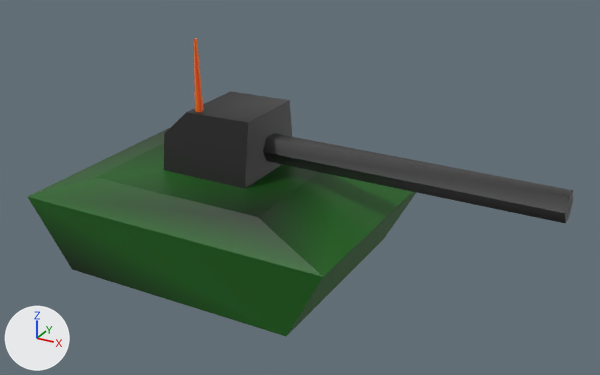
The glTF model content/tank.glb, before and after one commit.
Before and after are seen from a 50 mm camera at (2.63, -3.91, 2.52) aimed at (0.51, -0.05, 0.59). Arrows for +X, +Y and +Z are at lower left; the lights stay in place. Where no turn or scale is listed for an object, it has been applied to the vertices. Vertices at the same position are counted once.

Objects in the first picture: 'Antenna', 'Barrel', 'Tank', 'Turret'.
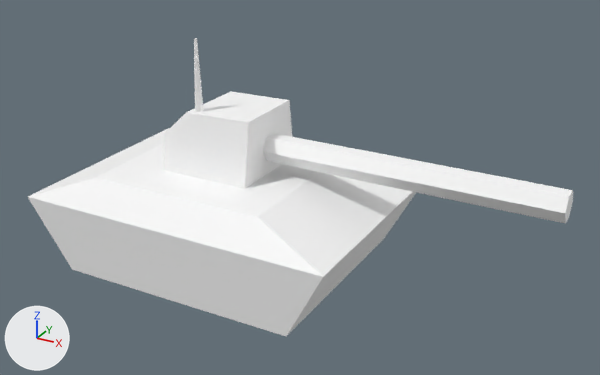
Location of each change, (x1, y1, x2, y2) in pixels of the pictures (600 x 375 px):
'Tank', recoloured (green to white): (28, 128, 416, 336) in both
'Barrel', recoloured: (263, 133, 573, 224) in both
'Turret', recoloured (black to white): (164, 91, 292, 189) in both
'Antenna', recoloured: (194, 38, 204, 112) in both
part 1 of me_cube, recoloured (green to white): (28, 128, 416, 336) in both
part 2 of me_cube, recoloured (green to white): (28, 197, 382, 336) in both

What changed in the scene script:
```text
Change mat_vertexpainted:
    where n0 = _N.new('ShaderNodeBsdfPrincipled'); n0.name = 'Principled BSDF'
    add n0.inputs[0].default_value = (1.0, 1.0, 1.0, 1.0)  # 'Base Color', white #ffffff
    remove n2 = _N.new('ShaderNodeVertexColor'); n2.name = 'Color Attribute'
    remove _L.new(n2.outputs[0], n0.inputs[0])  # 'Color' to 'Base Color'
Change me_cube:
    where me_cube.from_pydata(...)  # 12 vertices, 20 faces; spans x -1.0..1.0, y -0.7..0.7, z 0.0..0.62
    used by ob_tank; location = (0.0, 0.0, 0.0)
    me_cube part 1: 13 faces centred in x -0.92..0.92, y -0.68..0.68, z 0.31..0.62 are repainted in the vertex colours; the middle colour goes from black #061d05 to dark green #156111
    me_cube part 2: 6 faces centred in x -0.84..0.84, y -0.67..0.67, z 0.0..0.15 are repainted in the vertex colours; the middle colour goes from dark green #156111 to black #000000
```
